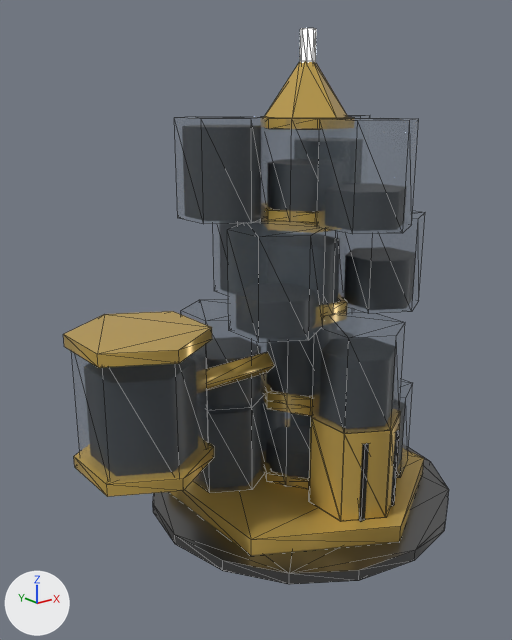
Two versions of the glTF model assets/kit/skins/Skin_Hive_T1.glb, one commit apart.
Before and after are seen from a camera (50 mm lens) standing at (-5.11, -5.56, 4.55) and looking at (-0.61, 0.07, 2.3). Lighting does not change. The marker at lower left points along +X, +Y and +Z. The first picture is the older version. Mesh edges are drawn as thin lines. Vertices at exactly the same position are counted once.

The first picture shows 'Skin_Hive_T1'.
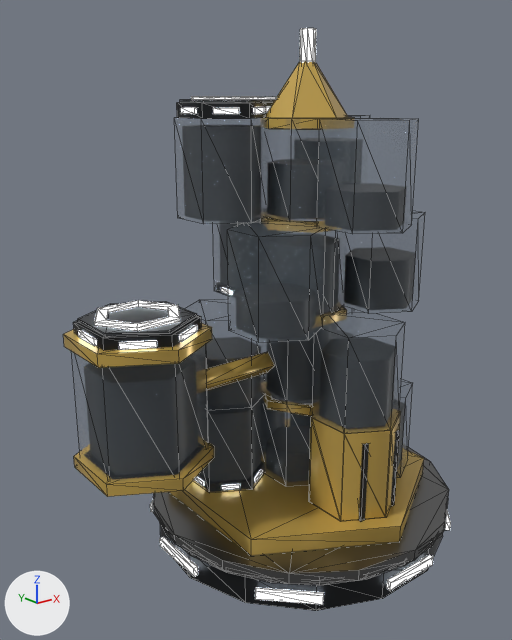
The newer file is also turned or shifted as a whole; pictures and numbers use the older file's frame.

Changed parts and their boxes (x1, y1, x2, y2) in the pictures (512 x 640 px; the box of a moved part takes in the faces that stretch with it):
'Skin_Hive_T1', reshaped: before (63, 28, 449, 584); after (63, 28, 451, 611)
part 1 of me_skin_hive_t1, added: after (78, 301, 197, 337)
part 2 of me_skin_hive_t1, added: after (180, 100, 263, 103)
part 3 of me_skin_hive_t1, added: after (73, 315, 202, 351)
part 4 of me_skin_hive_t1, added: after (177, 103, 266, 119)
part 5 of me_skin_hive_t1, added: after (160, 523, 443, 611)
part 6 of me_skin_hive_t1, added: after (78, 330, 97, 346)
part 7 of me_skin_hive_t1, added: after (181, 107, 197, 114)
part 8 of me_skin_hive_t1, added: after (160, 537, 198, 577)
part 9 of me_skin_hive_t1, deleted: before (264, 466, 309, 489)
part 10 of me_skin_hive_t1, added (mostly hidden): after (150, 500, 451, 604)
part 11 of me_skin_hive_t1, reshaped: before (265, 208, 317, 223); after (191, 97, 277, 114)
part 12 of me_skin_hive_t1, moved or reshaped (not visible afterwards): before (265, 297, 347, 407)
part 13 of me_skin_hive_t1, added: after (94, 300, 197, 350)

Edits to the bpy script that builds the scene:
```text
Add mat_os_plate:
    mat_os_plate = principled_material('OS_Plate')
    mat_os_plate.base_color = (0.085, 0.09, 0.095)  # dark grey #525557
    mat_os_plate.metallic = 0.75
    mat_os_plate.roughness = 0.55
Add mat_os_dark:
    mat_os_dark = principled_material('OS_Dark')
    mat_os_dark.base_color = (0.025, 0.027, 0.03)  # dark grey #2c2e30
    mat_os_dark.metallic = 0.8
    mat_os_dark.roughness = 0.45
Change me_skin_hive_t1:
    used by ob_skin_hive_t1; location = (0.0, 0.0, 0.0)
    remove me_skin_hive_t1.from_pydata(...)  # 706 vertices, 1352 faces; spans x -2.64..1.75, y -1.75..1.75, z 0.06..5.2
    add me_skin_hive_t1.from_pydata(...)  # 1440 vertices, 2512 faces; spans x -2.64..1.75, y -1.75..1.75, z -0.28..5.2
    me_skin_hive_t1 part 1: a new loose piece, a 6-sided cylinder along z spanning x -2.519..-1.581, y -0.542..0.542, z 2.6..2.63, in mat_os_plate (dark grey #525557)
    me_skin_hive_t1 part 2: a new loose piece, a 6-sided cylinder along z spanning x -1.111..-0.389, y 0.016..0.85, z 4.5..4.53, in mat_os_plate (dark grey #525557)
    me_skin_hive_t1 part 3: a new loose piece, a 6-sided cylinder along z spanning x -2.55..-1.55, y -0.58..0.58, z 2.46..2.6, in mat_os_dark (dark grey #2c2e30)
    me_skin_hive_t1 part 4: a new loose piece, a 6-sided cylinder along z spanning x -1.14..-0.36, y -0.01..0.88, z 4.36..4.5, in mat_os_dark (dark grey #2c2e30)
    me_skin_hive_t1 part 5: a new loose piece, a 15-sided cylinder along z spanning x -1.69..1.69, y -1.66..1.7, z -0.28..0.06, in mat_os_dark (dark grey #2c2e30)
    me_skin_hive_t1 part 6: a new loose piece, a box spanning x -2.574..-2.484, y -0.16..0.16, z 2.5..2.56, in mat_os_light (white #d4dde5, glowing white #edf6ff)
    me_skin_hive_t1 part 7: a new loose piece, a box spanning x -1.158..-1.068, y 0.31..0.556, z 4.4..4.46, in mat_os_light (white #d4dde5, glowing white #edf6ff)
    me_skin_hive_t1 part 8: a new loose piece, a box spanning x -1.74..-1.69, y -0.334..0.334, z -0.15..-0.05, in mat_os_light (white #d4dde5, glowing white #edf6ff)
    me_skin_hive_t1 part 9: the loose piece of 24 vertices spanning x -0.5..0.5, y -0.43..0.43, z 0.36..0.46 is deleted
    me_skin_hive_t1 part 10: 308 vertices added at x -2.43..1.73, y -1.74..1.73, z -0.15..1.23
    me_skin_hive_t1 part 11: 12 vertices removed from x -0.5..0.5, y -0.43..0.43, z 3.46; 112 vertices added at x -1.09..0.34, y 0.02..1.28, z 4.4..4.56
    me_skin_hive_t1 part 12: 24 vertices removed from x -0.5..0.5, y -0.43..0.43, z 1.46..2.46; 32 vertices added at x -0.29..0.29, y 0.46..1.27, z 2.39..2.43
    me_skin_hive_t1 part 13: 56 vertices added at x -2.49..-1.61, y -0.53..0.53, z 2.5..2.66
    other edits to the shape of me_skin_hive_t1 do not show in these pictures
    add me_skin_hive_t1.materials.append(mat_os_plate)  # dark grey #525557
    add me_skin_hive_t1.materials.append(mat_os_dark)  # dark grey #2c2e30
```
